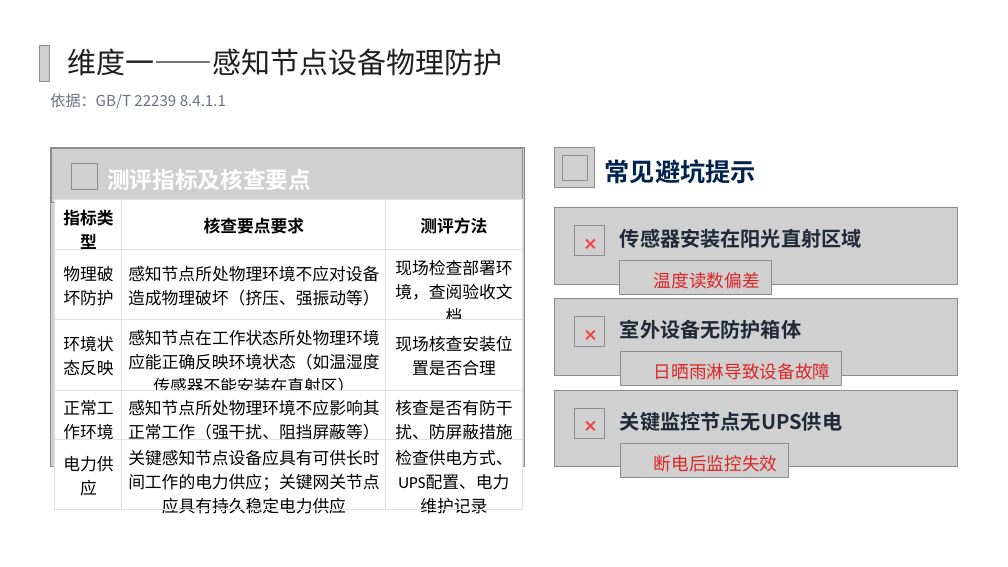
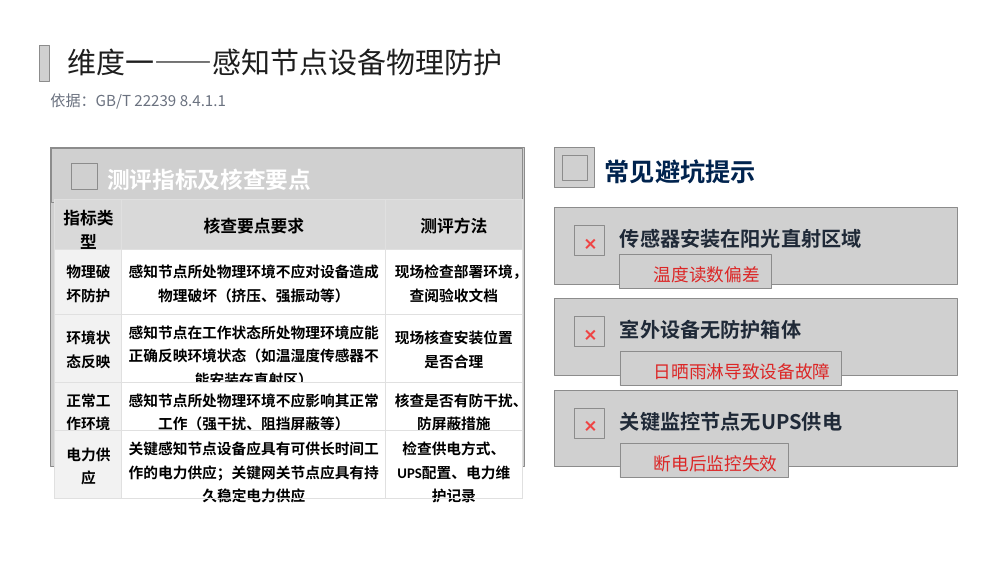
Before and after one commit to yiyimu-ruiruimu/security-assessment-platform, a slide deck: slide 8 of PPT/7.3.2 物联网安全配置核查.pptx (slide 11 before the commit). Drawn at 1008x567 pixels with LibreOffice and Linux fonts; fonts in the diff are those of the drawing; grey boxes stand for pictures; background and template pictures are left out. Boxes give left, top, right and bottom in pixels: in the first picture for what was removed or moved away, otherwise in the second. Text is boxed around its words. In the diff, an @@ line names an element or a change of style, - is before the commit and + after.

```diff
--- a/PPT/7.3.2 物联网安全配置核查.pptx
+++ b/PPT/7.3.2 物联网安全配置核查.pptx
@@ table at <box>55,200,523,510</box> @@
@@ fill #FFFFFF to #D9D9D9 in row 1 @@
@@ fill #FFFFFF to #F2F2F2 in 4 cells @@
@@ size 16 to 14 pt, bold on @@
@@ line spacing 1 to 1.1 @@
@@ picture: place and size @@
-picture at <box>620,261,771,295</box>
+picture at <box>620,255,771,289</box>
@@ text "温度读数偏差": place and size @@
-text "温度读数偏差" at <box>654,272,760,289</box>
+text "温度读数偏差" at <box>654,266,760,283</box>
```
Also in this commit, not shown: 7 other slides changed, 2 slides added, 8 slides removed, 49 other files.
